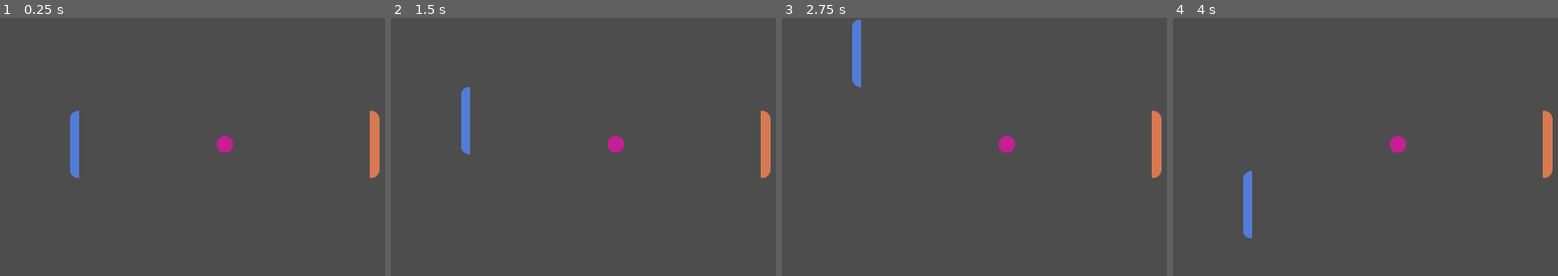
Above: before the commit, frames 1-4 (left to right).
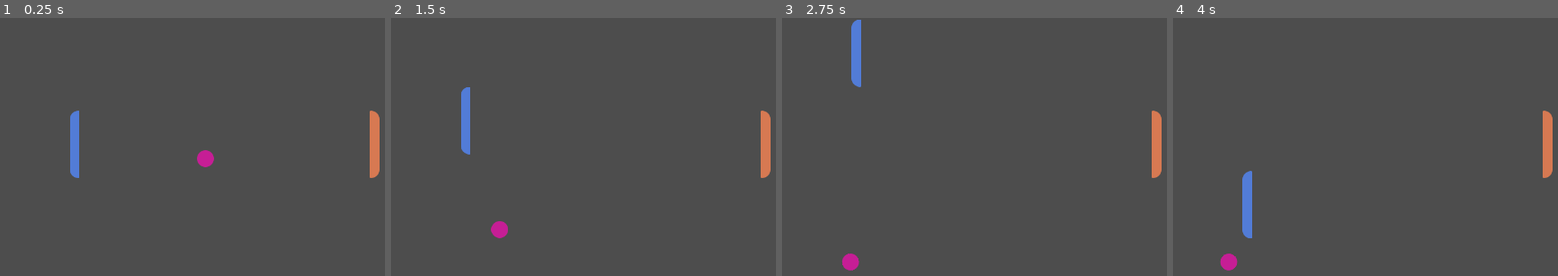
Above: after the commit, the same moments.

Repository: BlueFire888/Pong_TM
Game: Godot game, scene res://scenes/game_world.tscn
Two runs of this game, one before a commit and one after it. Both use one fixed random seed, a clock stepped at 60 frames per second and the inputs below.
Inputs:
- Up to frame 1 (0.25 s): no input
- Up to frame 2 (1.5 s): hold W (UP) 0.53-1.28 s; hold S (DOWN) from 1.28 s (still down)
- Up to frame 3 (2.75 s): release S (DOWN) at 2.03 s; hold W (UP) from 2.03 s (still down)
- Up to frame 4 (4 s): tap Enter at 2.75 s; tap Space at 3.5 s; release W (UP) at 3.53 s; hold S (DOWN) from 3.53 s (still down)

The runs differ from the first frame. In frame 1, 0.5% of the frame differs, in the area x 51-61%, y 45-58%; in frame 2, 0.5%; in frame 3, 0.5%, in the area x 15-61%, y 0-98%; in frame 4, 0.5%.

Commit message:
gave the ball a random starting velocity

Diff:
--- a/pong/scenes/game_world.tscn
+++ b/pong/scenes/game_world.tscn
@@ -6,6 +6,7 @@
 [ext_resource type="Texture2D" uid="uid://lumcg14h0hs0" path="res://arts/Player.png" id="3_8xlei"]
 [ext_resource type="Texture2D" uid="uid://chdrh0nsnwo4" path="res://arts/Computer.png" id="3_epely"]
 [ext_resource type="Texture2D" uid="uid://dm5te5qn81j84" path="res://arts/Ball.png" id="6_4mok6"]
+[ext_resource type="Script" path="res://scripts/ball.gd" id="6_412wc"]
 
 [sub_resource type="RectangleShape2D" id="RectangleShape2D_6ajnw"]
 size = Vector2(23, 123)
@@ -61,6 +62,7 @@
 [node name="Ball" type="RigidBody2D" parent="."]
 position = Vector2(96, 48)
 gravity_scale = 0.0
+script = ExtResource("6_412wc")
 
 [node name="Sprite2D" type="Sprite2D" parent="Ball"]
 texture = ExtResource("6_4mok6")
--- /dev/null
+++ b/pong/scripts/ball.gd
@@ -0,0 +1,11 @@
+extends RigidBody2D
+
+
+# Called when the node enters the scene tree for the first time.
+func _ready() -> void:
+	pass # Replace with function body.
+
+
+# Called every frame. 'delta' is the elapsed time since the previous frame.
+func _process(delta: float) -> void:
+	pass
--- a/pong/scripts/game_world.gd
+++ b/pong/scripts/game_world.gd
@@ -8,3 +8,7 @@
 	$left_paddle.position = init_pos
 	$worldboundry/Bottom_CollisionShape2D.position = Vector2(0,screen_size.y)
 	$Ball.position = Vector2(screen_size.x/2,screen_size.y/2)
+	var direction = 1 if randi_range(0,1) else -1
+	$Ball.linear_velocity.x = 150 * direction
+	direction = 1 if randi_range(0,1) else -1
+	$Ball.linear_velocity.y = 110 * direction
Not shown: 1 places in pong/scenes/game_world.tscn that only renumber resources
